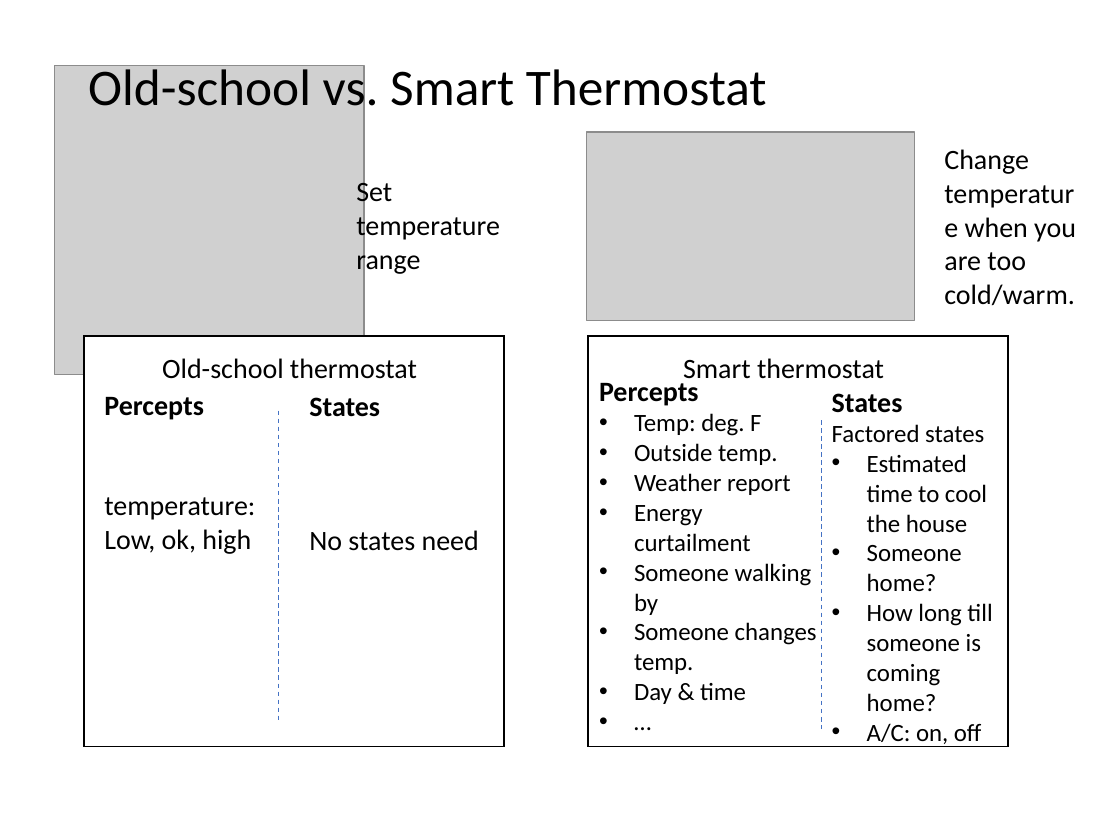
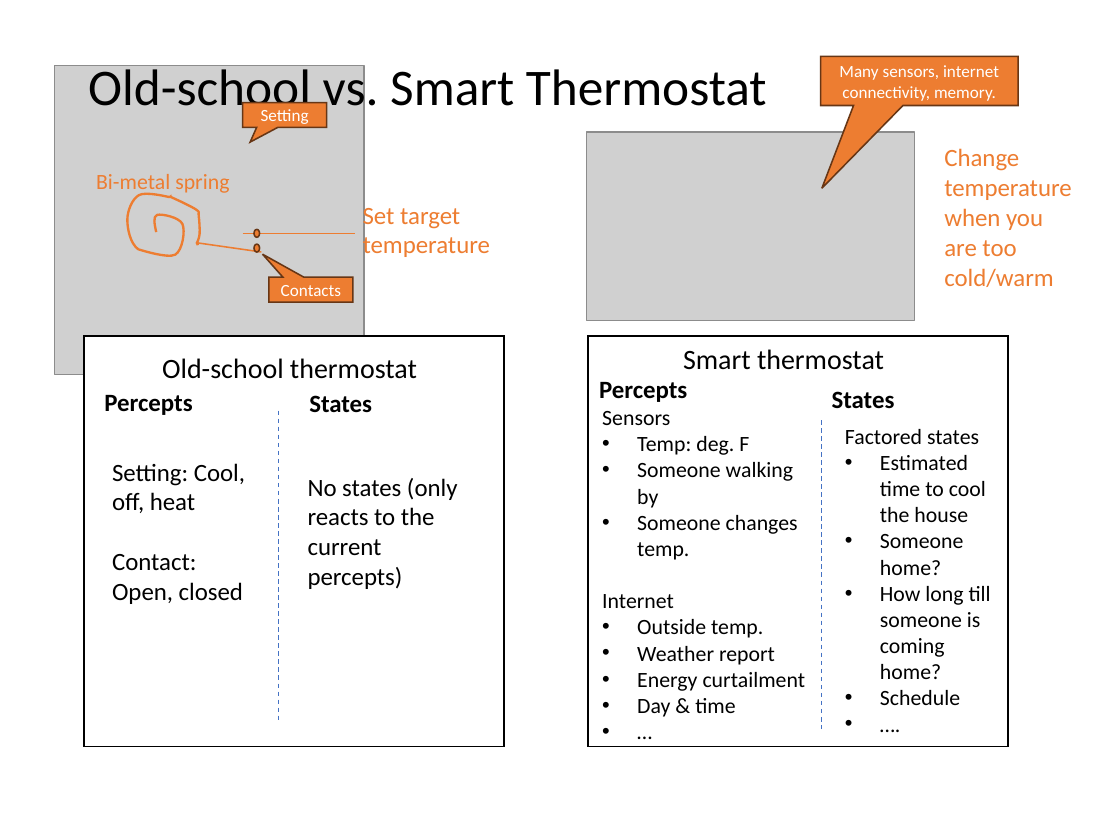
Before and after one commit to mhahsler/CS7320-AI, a slide deck: slide 27 of slides/02_agents.pptx. Drawn at 1120x840 pixels with LibreOffice and Linux fonts; fonts in the diff are those of the drawing; grey boxes stand for pictures. Boxes give left, top, right and bottom in pixels: in the first picture for what was removed or moved away, otherwise in the second. Text is boxed around its words. In the diff, an @@ line names an element or a change of style, - is before the commit and + after.

```diff
--- a/slides/02_agents.pptx
+++ b/slides/02_agents.pptx
@@ speech box added at (821, 56, 1018, 105), fill #ED7D31, outline #683715 1 pt, 11 pt, text #FFFFFF @@
+Many sensors, internet connectivity, memory.
@@ text at (944, 148, 1071, 287): text changed; size 18 to 16 pt; text colour #000000 to #ED7D31 @@
-Change temperature when you are too cold/warm.
+Change temperature when you are too cold/warm
@@ text at (363, 203, 490, 259): text changed; size 18 to 16 pt; text colour #000000 to #ED7D31 @@
-Set temperature
-range
+Set target temperature
@@ group added at (96, 103, 355, 302): 2 lines, 2 speech boxes, 2 ellipses, 1 freeform shape, 1 text @@
+Bi-metal spring
+Setting
+Contacts
@@ text "Smart thermostat" rewrapped from (683, 358, 884, 385) to (683, 349, 884, 370) @@
@@ text "States" at (309, 395, 372, 413): size 18 to 16 pt @@
@@ text added at (599, 382, 687, 402), 16 pt, text #000000, bold @@
+Percepts
@@ text at (104, 395, 192, 415): text changed; size 18 to 16 pt; bold on @@
-Percepts
-temperature:
-Low, ok, high
+Percepts
@@ text "Sensors": place and size @@
-text "Sensors" at (599, 383, 817, 704)
+text "Sensors" at (602, 411, 798, 560)
@@ text at (602, 411, 670, 425): text changed; size 18 to 14 pt; bold off @@
-Percepts
+Sensors
@@ text at (832, 393, 903, 413): paragraph removed @@
-States
@@ text added at (832, 391, 895, 409), 16 pt, text #000000, bold @@
+States
@@ text "Factored states": place and size @@
-text "Factored states" at (832, 393, 992, 744)
+text "Factored states" at (845, 429, 991, 705)
@@ text at (637, 436, 749, 455): size 16 to 14 pt in "Temp: deg. F", "Outside temp.", "Weather report", "Energy curtailment" and 2 more places @@
@@ text at (845, 429, 991, 679): size 16 to 14 pt in "Factored states", "Estimated time to cool the house", "Someone home?", "How long till someone is coming home?" @@
@@ text added at (112, 463, 245, 604), 16 pt, text #000000 @@
+Setting: Cool, off, heat
+Contact:
+Open, closed
@@ text added at (308, 478, 458, 589), 16 pt, text #000000 @@
+No states (only reacts to the current percepts)
@@ text at (637, 462, 798, 560): paragraphs added @@
+• Someone walking by
+• Someone changes temp.
+Internet
@@ text at (309, 530, 479, 551): paragraph removed @@
-No states need
@@ text at (634, 563, 817, 674): paragraphs removed @@
-• Someone walking by
-• Someone changes temp.
@@ text at (880, 690, 960, 705): text changed; size 16 to 14 pt @@
-• A/C: on, off
+• Schedule
+• ….
```
Also in this commit, not shown: 4 other slides changed, 2 other files.
